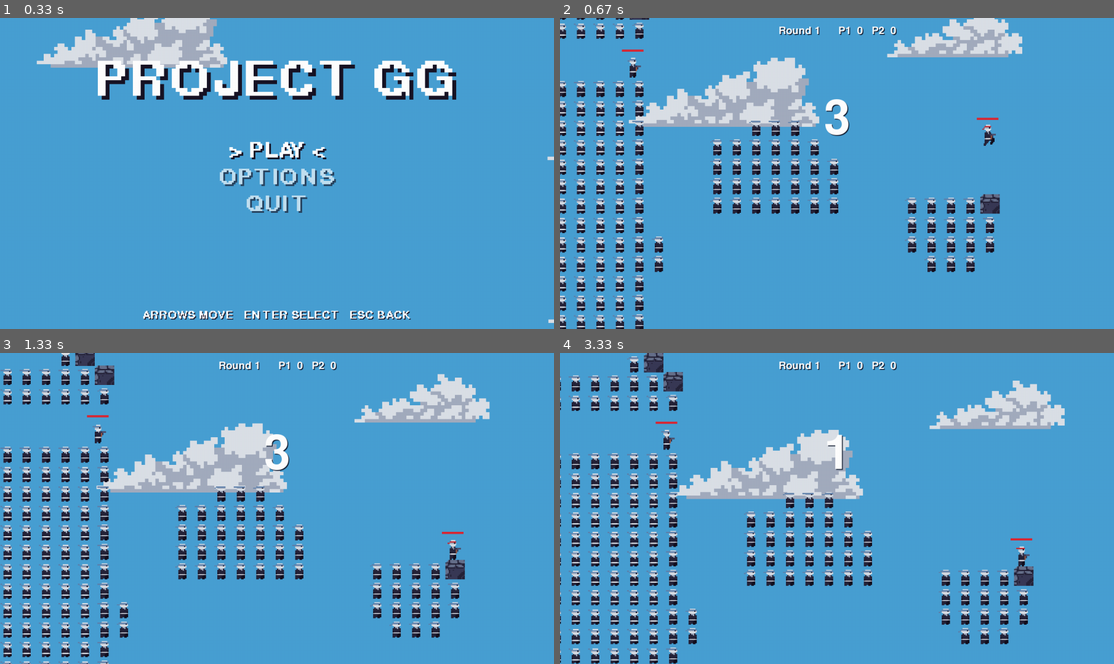
Above: before the commit, frames 1-4 (two rows, left to right).
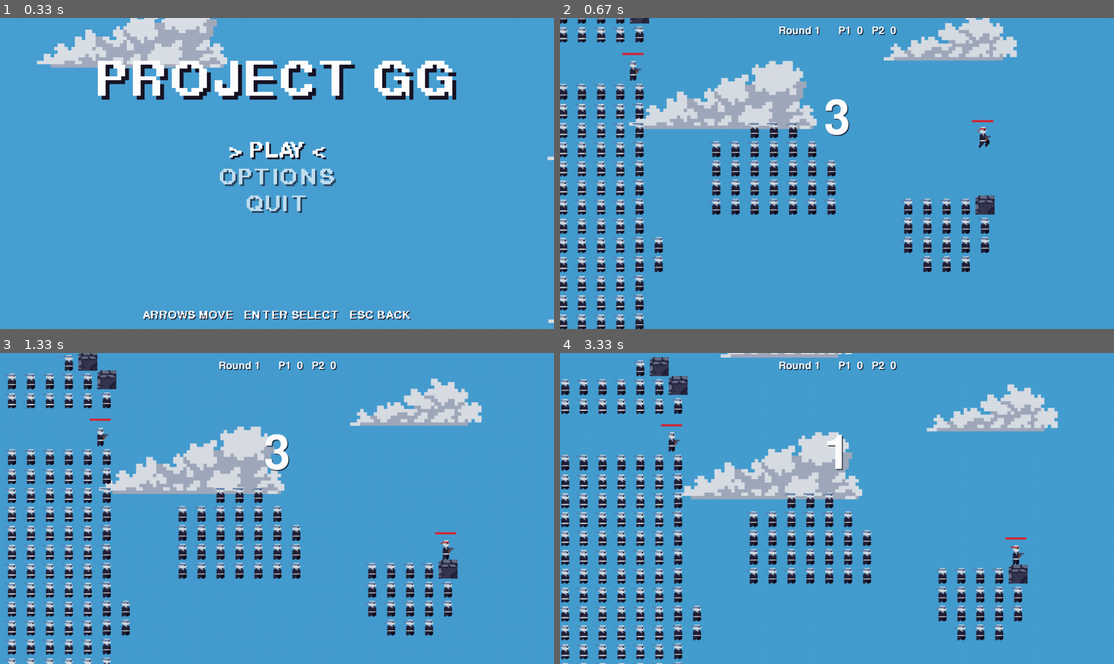
Above: after the commit, the same moments.

Repository: AymanOHM/project_gg
Game: pygame game, started from desktop/main.py
Two runs of this game, one before a commit and one after it. Both use one fixed random seed, a clock stepped at 60 frames per second and the inputs below.
Inputs:
- Up to frame 1 (0.33 s): no input
- Up to frame 2 (0.67 s): tap Enter at 0.33 s
- Up to frame 3 (1.33 s): no input
- Up to frame 4 (3.33 s): hold Left from 3.23 s (still down)

Frame 1 is identical in both runs. In frame 2, 12% of the frame differs, in the area x 0-84%, y 0-100%; in frame 3, 16%; in frame 4, 19%, in the area x 0-92%, y 0-100%.

Commit message:
feat(client): zoom the camera out when the players are far apart

Diff:
--- a/gg_client/camera.py
+++ b/gg_client/camera.py
@@ -3,6 +3,9 @@
 import pygame as pg
 
 CAMERA_SMOOTHING = 30  # v1: the camera closes 1/30 of the gap each frame
+# Zooming out: the view grows until both players are this far inside its edges.
+MARGIN_X = 250
+MARGIN_Y = 200
 
 
 class Camera:
@@ -10,17 +13,41 @@
 
     The world is Y-up with rectangles positioned at their bottom-left corner;
     pygame is Y-down with rectangles positioned at their top-left corner.
+
+    `scale` is how many world pixels one screen pixel covers. It is 1 unless
+    `max_scale` allows more, in which case the view widens when the players are
+    far apart. `to_screen` then returns positions in the widened view
+    (`view_size`), and the renderer shrinks that picture to fit the screen.
     """
 
-    def __init__(self, screen_size: tuple[int, int]):
+    def __init__(self, screen_size: tuple[int, int], max_scale: float = 1.0):
         self.width, self.height = screen_size
+        self.max_scale = max_scale
+        self.scale = 1.0
         self.scroll = [0.0, 0.0]
 
+    @property
+    def view_size(self) -> tuple[int, int]:
+        return round(self.width * self.scale), round(self.height * self.scale)
+
     def follow(self, players: list[dict]) -> None:
-        mid_x = sum(p["x"] for p in players) / len(players)
-        mid_y = sum(p["y"] for p in players) / len(players)
-        self.scroll[0] += (mid_x - self.width / 2 - self.scroll[0]) / CAMERA_SMOOTHING
-        self.scroll[1] += (mid_y - self.height / 2 - self.scroll[1]) / CAMERA_SMOOTHING
+        xs = [p["x"] for p in players]
+        ys = [p["y"] for p in players]
+        wanted = max(
+            1.0,
+            (max(xs) - min(xs) + 2 * MARGIN_X) / self.width,
+            (max(ys) - min(ys) + 2 * MARGIN_Y) / self.height,
+        )
+        self.scale += (min(wanted, self.max_scale) - self.scale) / CAMERA_SMOOTHING
+        if self.scale < 1.001:  # close enough: draw straight to the screen again
+            self.scale = 1.0
+
+        view_w, view_h = self.view_size
+        mid_x = sum(xs) / len(xs)
+        mid_y = sum(ys) / len(ys)
+        self.scroll[0] += (mid_x - view_w / 2 - self.scroll[0]) / CAMERA_SMOOTHING
+        self.scroll[1] += (mid_y - view_h / 2 - self.scroll[1]) / CAMERA_SMOOTHING
 
     def to_screen(self, x: float, y: float, w: float, h: float) -> pg.Rect:
-        return pg.Rect(x - self.scroll[0], self.height - (y - self.scroll[1]) - h, w, h)
+        view_h = self.view_size[1]
+        return pg.Rect(x - self.scroll[0], view_h - (y - self.scroll[1]) - h, w, h)
--- a/gg_client/sprite_renderer.py
+++ b/gg_client/sprite_renderer.py
@@ -33,6 +33,7 @@
 CLOUD_SCALE = 8
 CLOUD_AREA = 2000  # clouds start somewhere in a square this size, in world pixels
 CLOUD_WRAP = (-800, 2800)  # v1 let clouds drift away for good; here they come back round
+MAX_ZOOM_OUT = 1.6  # the view can widen to 1.6 screens when the players are far apart
 SCREEN_BOB = 20  # full-screen images drift up and down by this many pixels
 
 
@@ -53,7 +54,12 @@
 class SpriteRenderer:
     def __init__(self, screen: pg.Surface):
         self.screen = screen
-        self.camera = Camera(screen.get_size())
+        self.camera = Camera(screen.get_size(), max_scale=MAX_ZOOM_OUT)
+        # The world is drawn on `canvas`. That is the screen itself, or, while
+        # zoomed out, part of this larger surface that is then shrunk onto the screen.
+        width, height = screen.get_size()
+        self._wide = pg.Surface((round(width * MAX_ZOOM_OUT), round(height * MAX_ZOOM_OUT)))
+        self.canvas = screen
         self.font = pg.font.Font(None, 36)
         self.big_font = pg.font.Font(None, 160)
         self.level: Level | None = None
@@ -96,9 +102,13 @@
                 self.tiles[key] = _load(IMAGES / "tiles" / tile.type / f"{tile.variant}.png", size)
 
     def draw(self, snapshot: dict, alpha: float = 0.0) -> None:
-        screen, camera = self.screen, self.camera
+        camera = self.camera
         camera.follow(snapshot["players"])
-        screen.fill(SKY)
+        zoomed_out = camera.scale > 1
+        self.canvas = canvas = (
+            self._wide.subsurface((0, 0), camera.view_size) if zoomed_out else self.screen
+        )
+        canvas.fill(SKY)
         self._draw_clouds()
         self._draw_tiles()
         for p in snapshot["players"]:
@@ -106,12 +116,15 @@
         for b in snapshot["bullets"]:
             rect = camera.to_screen(b["x"], b["y"], b["w"], b["h"])
             # The bullet image points left, so it is mirrored when flying right.
-            screen.blit(self._bullet_images(b["w"], b["h"])[-b["dir"]], rect)
-        self._draw_hud(snapshot)
+            canvas.blit(self._bullet_images(b["w"], b["h"])[-b["dir"]], rect)
+        if zoomed_out:
+            pg.transform.smoothscale(canvas, self.screen.get_size(), self.screen)
+        self._draw_hud(snapshot)  # always at full size, on the screen
 
     def draw_backdrop(self) -> float:
         """Sky and clouds with nothing else, for the menu to draw on. Returns the
         current bob offset so the menu moves with the same rhythm as the win screens."""
+        self.canvas = self.screen
         self.screen.fill(SKY)
         self._draw_clouds()
         return self._advance_bob()
@@ -124,7 +137,7 @@
                 cloud["x"] = low
             image = cloud["image"]
             rect = self.camera.to_screen(cloud["x"], cloud["y"], *image.get_size())
-            self.screen.blit(image, rect)
+            self.canvas.blit(image, rect)
 
     def _advance_bob(self) -> float:
         self._bob += self._bob_step
@@ -138,20 +151,20 @@
 
     def _draw_tiles(self) -> None:
         size = self.level.tile_size
-        visible = self.screen.get_rect()
+        visible = self.canvas.get_rect()
         for tile in self.level.tiles:
             rect = self.camera.to_screen(tile.x * size, tile.y * size, size, size)
             if rect.colliderect(visible):
-                self.screen.blit(self.tiles[(tile.type, tile.variant)], rect)
+                self.canvas.blit(self.tiles[(tile.type, tile.variant)], rect)
 
     def _draw_player(self, p: dict) -> None:
         frames = self._player_frames(p)
         frame = frames[(p["action_ticks"] // FRAME_TICKS[p["action"]]) % len(frames)]
-        self.screen.blit(frame[p["facing"]], self.camera.to_screen(p["x"], p["y"], p["w"], p["h"]))
+        self.canvas.blit(frame[p["facing"]], self.camera.to_screen(p["x"], p["y"], p["w"], p["h"]))
 
         dx, dy = GUN_OFFSET_RIGHT if p["facing"] > 0 else GUN_OFFSET_LEFT
         gun_rect = self.camera.to_screen(p["x"] + dx, p["y"] + dy, *GUN_SIZE)
-        self.screen.blit(self.gun[p["facing"]], gun_rect)
+        self.canvas.blit(self.gun[p["facing"]], gun_rect)
 
         health = max(0, p["health"]) / p["max_health"]
         bar = self.camera.to_screen(
@@ -160,7 +173,7 @@
             HEALTH_BAR["w"] * health,
             HEALTH_BAR["h"],
         )
-        pg.draw.rect(self.screen, self.health_colour, bar)
+        pg.draw.rect(self.canvas, self.health_colour, bar)
 
     def _player_frames(self, p: dict) -> list[dict[int, pg.Surface]]:
         """Animation frames for this player's current action, loaded on first use."""
--- a/tests/test_client_smoke.py
+++ b/tests/test_client_smoke.py
@@ -7,9 +7,11 @@
 os.environ.setdefault("SDL_AUDIODRIVER", "dummy")
 
 import pygame as pg  # noqa: E402
+import pytest  # noqa: E402
 
 from gg_client.__main__ import LEVEL_PATH, main  # noqa: E402
 from gg_client.audio import Audio  # noqa: E402
+from gg_client.camera import Camera  # noqa: E402
 from gg_client.debug_renderer import SKY, DebugRenderer  # noqa: E402
 from gg_client.keyboard import KEYMAP, read_inputs  # noqa: E402
 from gg_client.menu import Menu, draw_menu  # noqa: E402
@@ -197,3 +199,63 @@
             break
         match.step({"p1": PlayerInput(left=True, jump=tick % 30 == 0)})  # p1 wanders off the map
     assert seen[: len(LEVEL_ORDER)] == list(LEVEL_ORDER)
+
+
+def _two_players(gap_x, gap_y=0):
+    return [
+        {"id": "p1", "x": 100, "y": 100, "w": 35, "h": 55},
+        {"id": "p2", "x": 100 + gap_x, "y": 100 + gap_y, "w": 35, "h": 55},
+    ]
+
+
+def test_camera_widens_to_keep_distant_players_in_view_and_narrows_again():
+    camera = Camera((1280, 720), max_scale=1.6)
+    far = _two_players(1200, 300)
+    for _ in range(600):
+        camera.follow(far)
+    assert 1 < camera.scale <= 1.6
+    view = pg.Rect((0, 0), camera.view_size)
+    for p in far:
+        assert view.contains(camera.to_screen(p["x"], p["y"], p["w"], p["h"]))
+
+    for _ in range(600):
+        camera.follow(_two_players(5000))  # farther than the limit allows
+    assert camera.scale == pytest.approx(1.6, abs=0.01)
+
+    for _ in range(600):
+        camera.follow(_two_players(200))
+    assert camera.scale == 1.0 and camera.view_size == (1280, 720)
+
+
+def test_camera_without_a_zoom_limit_never_changes_scale():
+    camera = Camera((1280, 720))
+    for _ in range(100):
+        camera.follow(_two_players(3000))
+    assert camera.scale == 1.0
+
+
+def test_sprite_renderer_shows_both_players_when_they_start_far_apart():
+    pg.init()
+    pg.display.set_mode((1280, 720))
+    screen = pg.Surface((1280, 720))
+    level = load_level(LEVEL_PATH.parent / "towers.json")
+    match = Match([level])
+    for _ in range(120):  # the players settle during the countdown
+        match.step({})
+    snap = match.snapshot()
+    renderer = SpriteRenderer(screen)
+    renderer.load_level(level)
+    for _ in range(300):
+        renderer.draw(snap)
+    scale = renderer.camera.scale
+    assert scale > 1
+    for p in snap["players"]:
+        rect = renderer.camera.to_screen(p["x"], p["y"], p["w"], p["h"])
+        on_screen = pg.Rect(rect.x / scale, rect.y / scale, rect.w / scale, rect.h / scale)
+        assert screen.get_rect().contains(on_screen), f"{p['id']} is off the screen"
+        colours = {
+            tuple(screen.get_at((x, y)))[:3]
+            for x in range(on_screen.left, on_screen.right)
+            for y in range(on_screen.top, on_screen.bottom)
+        }
+        assert len(colours) > 2, f"nothing drawn for {p['id']}"
Not shown, changed: docs/HANDOFF.md
Not shown, changed: docs/JOURNAL.md
